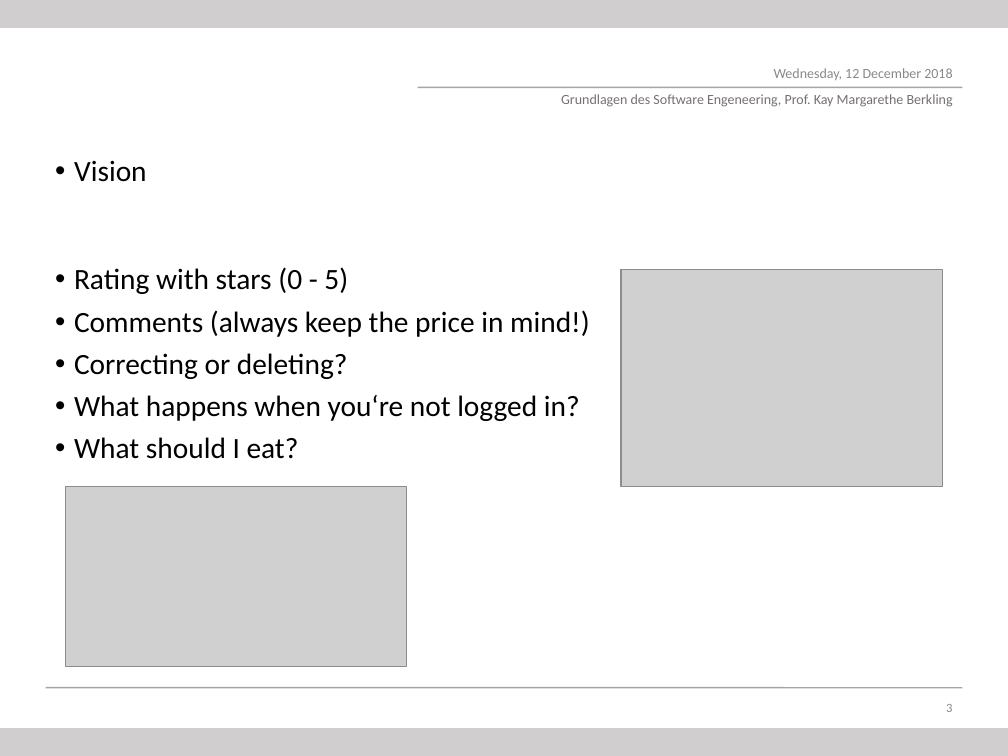
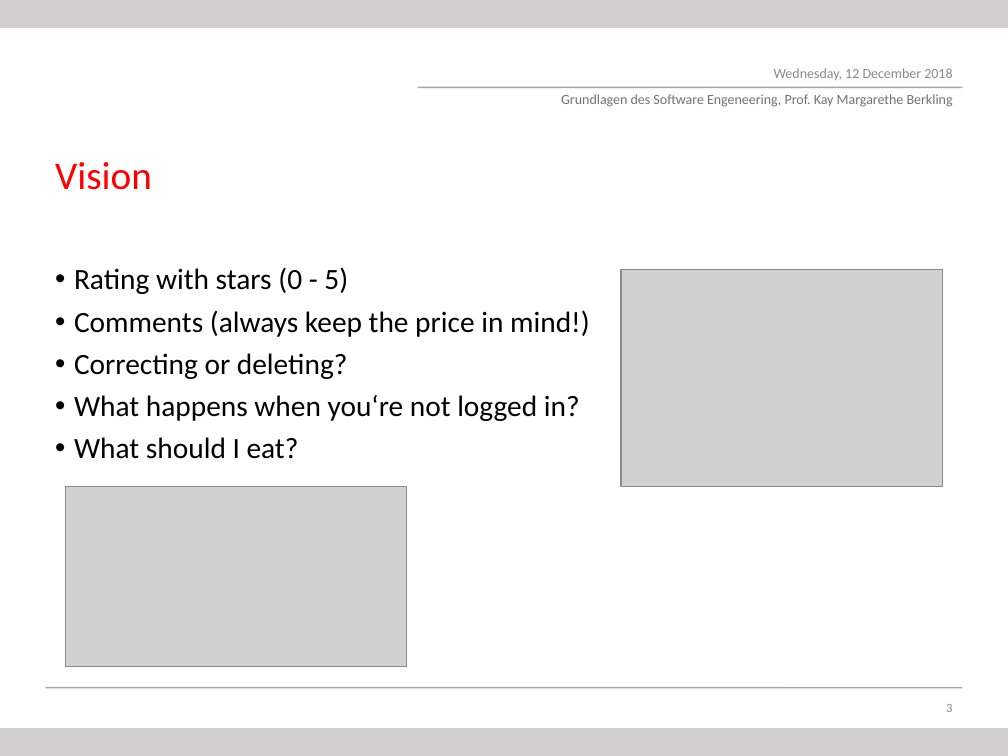
Before and after one commit to dhbwiewarsessen/dhbwwe-app, a slide deck: slide 3 of Documentation/Pres_VisionFromThimo.odp. Drawn at 1008x756 pixels with LibreOffice and Linux fonts; fonts in the diff are those of the drawing; grey boxes stand for pictures; background and template pictures are left out. Boxes give left, top, right and bottom in pixels: in the first picture for what was removed or moved away, otherwise in the second. Text is boxed around its words. In the diff, an @@ line names an element or a change of style, - is before the commit and + after.

```diff
--- a/Documentation/Pres_VisionFromThimo.odp
+++ b/Documentation/Pres_VisionFromThimo.odp
@@ text "Vision" at bbox=[55, 162, 152, 190]: size 21 to 28 pt, text colour #000000 to #FF0000; bullet • to none @@
```
